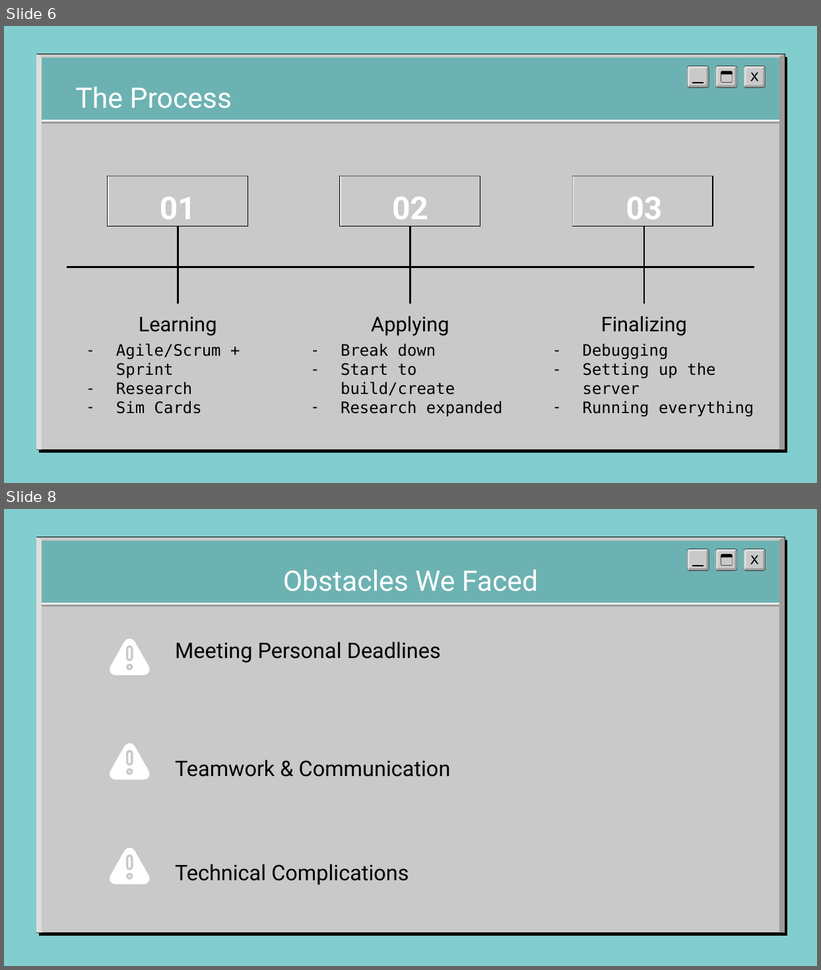
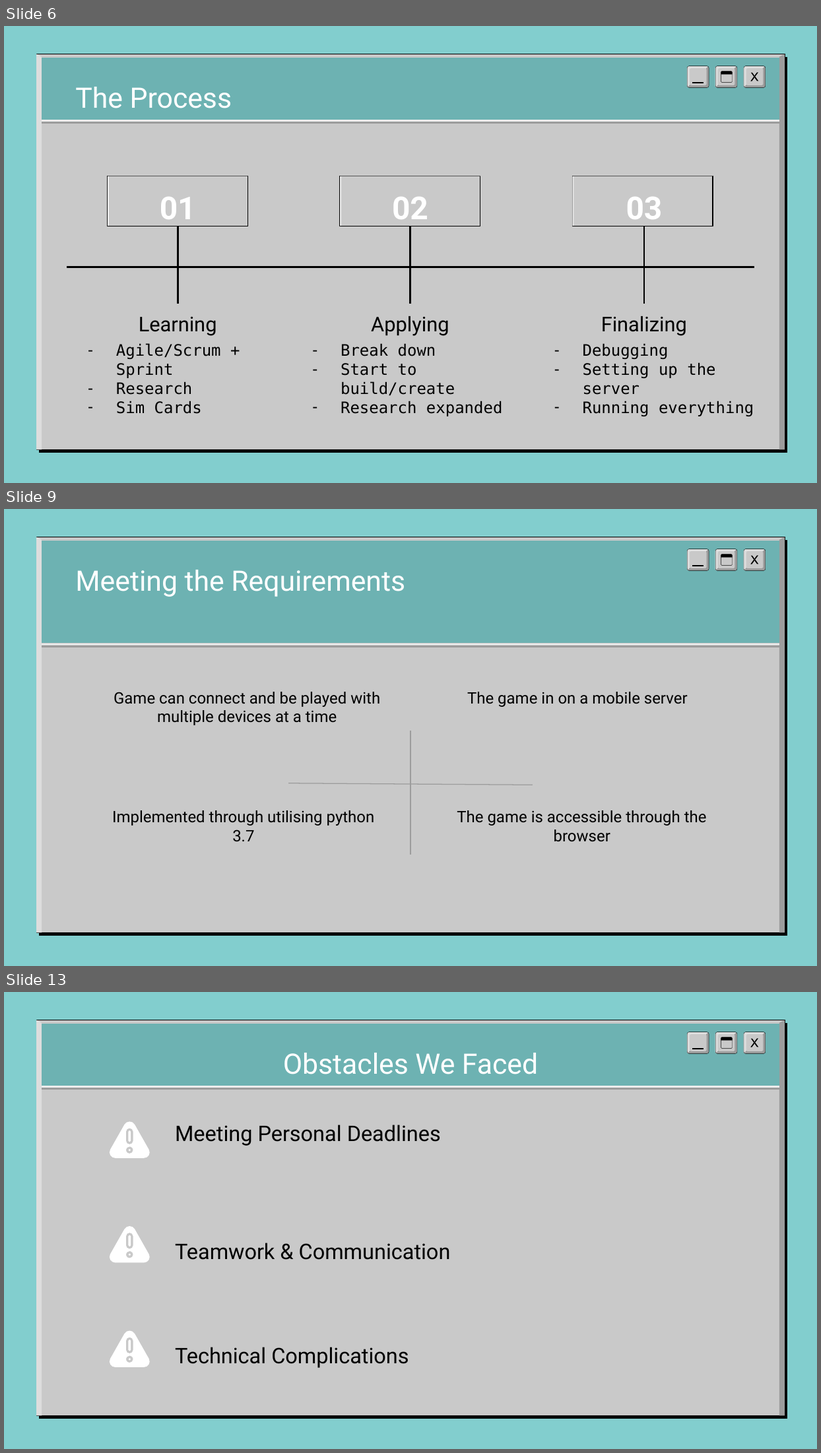
Before and after one commit to kabizzle/Word-Guessing-App, a slide deck: IT_Slides___1_.pptx. Shown one above the other, each under a label of ours: slides 6 and 8 before the commit, slides 6, 9 and 13 after it; the slides between them are not shown. The pictures are 821x970 and 821x1453 pixels, drawn with LibreOffice and Linux fonts; fonts in the diff are those of the drawing; background and template pictures are left out. Boxes give left, top, right and bottom in pixels: in the first picture for what was removed or moved away, otherwise in the second. Text is boxed around its words. In the diff, an @@ line names an element or a change of style, - is before the commit and + after.

```diff
--- a/IT_Slides___1_.pptx
+++ b/IT_Slides___1_.pptx
@@ slide 9 added at (4, 509, 817, 966), background picture (left out); not listed: 4 template elements that a slide beside it also shows @@
@@ freeform shape added at (42, 541, 781, 644), fill #6DB2B2 @@
@@ group added at (687, 549, 766, 571): 16 freeform shapes @@
@@ title added at (75, 570, 405, 597), 25 pt, text #FFFFFF @@
+Meeting the Requirements
@@ freeform shape added at (42, 646, 785, 647), fill #9C9C9C @@
@@ freeform shape added at (42, 643, 780, 645), fill #EDEDED @@
@@ subtitle added at (114, 692, 380, 725), 14 pt, text #000000 @@
+Game can connect and be played with multiple devices at a time
@@ subtitle added at (467, 692, 688, 707), 14 pt, text #000000 @@
+The game in on a mobile server
@@ line added from (411, 731) to (411, 855), #9C9C9C 0.75 pt @@
@@ line added from (288, 784) to (533, 786), #9C9C9C 0.75 pt @@
@@ subtitle added at (112, 811, 375, 842), 14 pt, text #000000 @@
+Implemented through utilising python 3.7
@@ subtitle added at (457, 811, 707, 842), 14 pt, text #000000 @@
+The game is accessible through the browser
@@ what was slide 8 is now slide 13 @@
```
Also in this commit, not shown: 4 slides changed, 3 other slides added, 2 slides removed.
